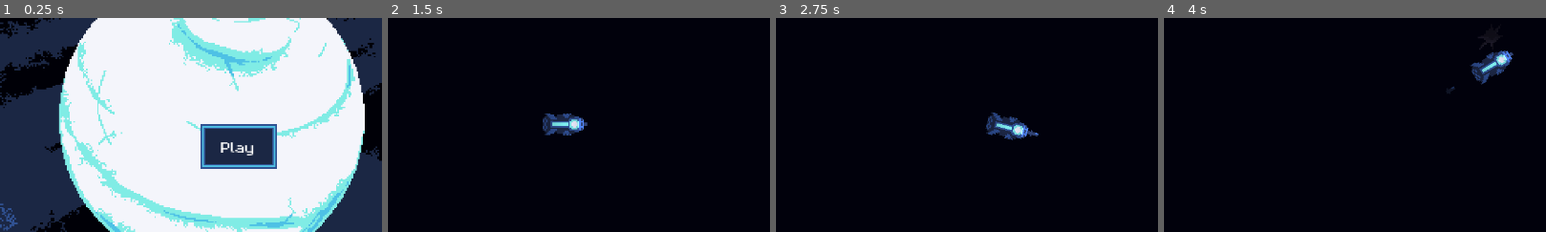
Above: before the commit, frames 1-4 (left to right).
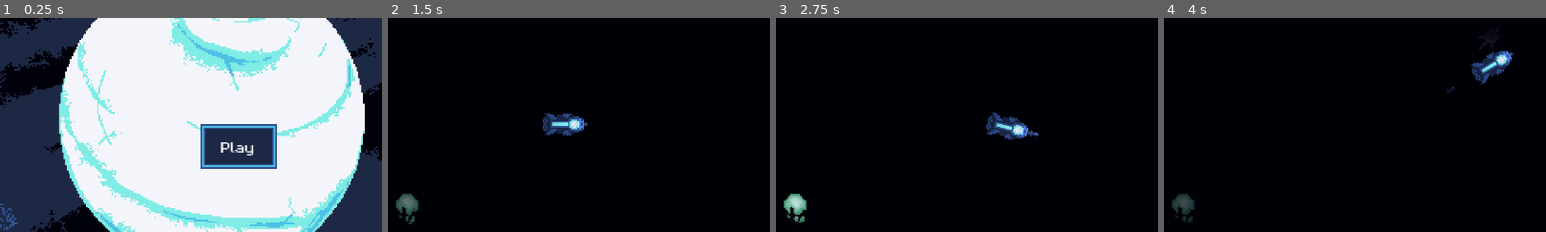
Above: after the commit, the same moments.

Repository: austingwatson/Depths
Game: Godot game, scene res://scenes/title_screen.tscn
The game is run twice, just before and just after one commit, with the same random seed, the same clock (stepped at 60 frames per second) and the same inputs.
Inputs (mouse positions are % of the whole screen's width and height, from its top left):
- Up to frame 1 (0.25 s): no input
- Up to frame 2 (1.5 s): click "Play" at 0.5 s; move the mouse to (72, 45) at 1.27 s; hold Space (thrust) from 1.28 s (still down); hold Right mouse button (rotate) from 1.28 s (still down)
- Up to frame 3 (2.75 s): move the mouse to (30, 55) at 2.02 s; release Space (thrust) at 2.03 s; release Right mouse button (rotate) at 2.03 s; click (30, 55) at 2.1 s
- Up to frame 4 (4 s): tap Enter at 2.75 s; move the mouse to (60, 28) at 2.77 s; hold Right mouse button (rotate) 2.78-3.53 s; hold Space (thrust) from 2.78 s (still down); move the mouse to (45, 70) at 3.52 s; click (45, 70) at 3.6 s
The pictures show only the part of the screen within x 19-69%, y 20-70%; the shares and areas given below are measured in that part.

The runs differ from the first frame. In frame 2, 0.5% of the frame differs, in the area x 2-8%, y 82-97%; in frame 3, 0.5%, in the area x 2-8%, y 82-96%; in frame 4, 0.5%.

Commit message:
moved world environment

Diff:
--- a/scenes/game.tscn
+++ b/scenes/game.tscn
@@ -1,16 +1,24 @@
-[gd_scene load_steps=5 format=3 uid="uid://c2s5gjmj8y12a"]
+[gd_scene load_steps=7 format=3 uid="uid://c2s5gjmj8y12a"]
 
 [ext_resource type="PackedScene" uid="uid://ciuquonjnfqut" path="res://scenes/ui/hud.tscn" id="1_uwrxv"]
 [ext_resource type="PackedScene" uid="uid://bw4vq0sx2pd5s" path="res://scenes/entity/actor/player.tscn" id="2_yqjtg"]
 [ext_resource type="PackedScene" uid="uid://daxpl8wgwrd7w" path="res://scenes/entity/actor/hunter_fish.tscn" id="3_lnu2h"]
+[ext_resource type="PackedScene" uid="uid://8oxdyj66sd4m" path="res://scenes/entity/floater.tscn" id="4_iywne"]
 [ext_resource type="PackedScene" uid="uid://ckn07253t3ahu" path="res://scenes/entity/actor/urchin.tscn" id="4_lbhrr"]
+
+[sub_resource type="Environment" id="Environment_lbhrr"]
+background_mode = 3
+glow_enabled = true
+glow_intensity = 1.0
+glow_hdr_threshold = 1.5
 
 [node name="Game" type="Node"]
 
+[node name="WorldEnvironment" type="WorldEnvironment" parent="."]
+environment = SubResource("Environment_lbhrr")
+
 [node name="CanvasModulate" type="CanvasModulate" parent="."]
 color = Color(0.00784314, 0.00784314, 0.0509804, 1)
-
-[node name="HUD" parent="." instance=ExtResource("1_uwrxv")]
 
 [node name="Player" parent="." instance=ExtResource("2_yqjtg")]
 position = Vector2(199, 121)
@@ -20,3 +28,8 @@
 
 [node name="Urchin" parent="." instance=ExtResource("4_lbhrr")]
 position = Vector2(295, 66)
+
+[node name="Floater" parent="." instance=ExtResource("4_iywne")]
+position = Vector2(102, 180)
+
+[node name="HUD" parent="." instance=ExtResource("1_uwrxv")]
--- a/scenes/title_screen.tscn
+++ b/scenes/title_screen.tscn
@@ -16,12 +16,6 @@
 [sub_resource type="AtlasTexture" id="AtlasTexture_cs5ya"]
 atlas = ExtResource("3_mgrm8")
 region = Rect2(48, 320, 48, 32)
-
-[sub_resource type="Environment" id="Environment_mgrm8"]
-background_mode = 3
-glow_enabled = true
-glow_intensity = 1.0
-glow_hdr_threshold = 1.5
 
 [node name="TitleScreen" type="Node"]
 script = ExtResource("1_fgkus")
@@ -62,7 +56,4 @@
 horizontal_alignment = 1
 vertical_alignment = 1
 
-[node name="WorldEnvironment" type="WorldEnvironment" parent="."]
-environment = SubResource("Environment_mgrm8")
-
 [connection signal="pressed" from="Menu/Play" to="." method="_on_play_pressed"]
Not shown: 1 places in scenes/title_screen.tscn that only renumber resources
